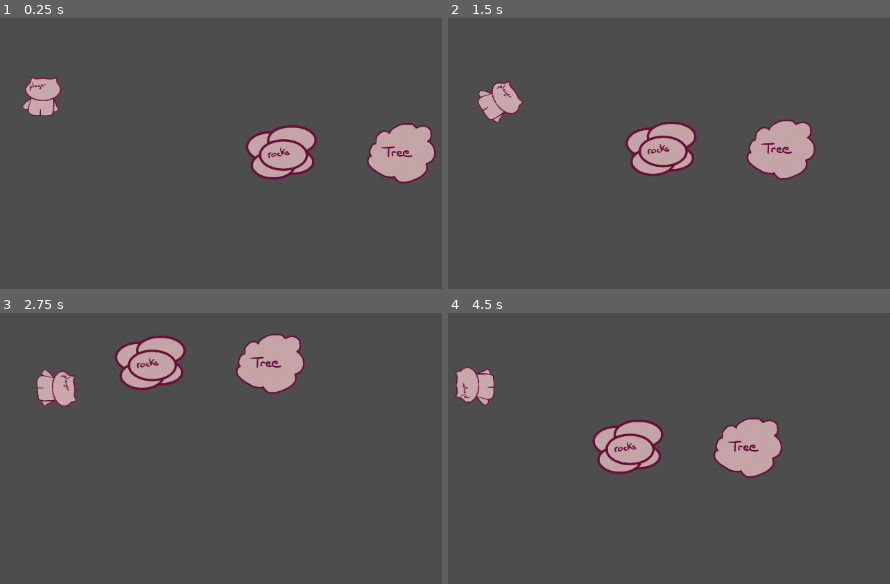
Above: before the commit, frames 1-4 (two rows, left to right).
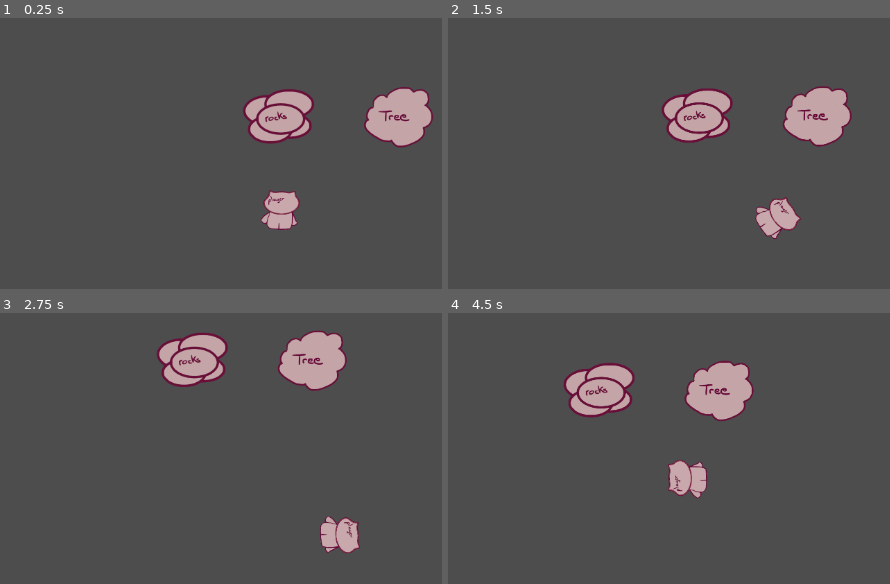
Above: after the commit, the same moments.

Repository: aubindetrez/DigitalReborn
Game: Godot game, scene res://scenes/main_scene.tscn
Same seed, same stepped clock (60 frames per second), same inputs: the game is played once before the commit and once after it.
Inputs:
- Up to frame 1 (0.25 s): no input
- Up to frame 2 (1.5 s): tap Enter (ui_accept) at 0.5, 0.77 s; hold Right (ui_right) 0.53-1.28 s; hold Down (ui_down) from 1.28 s (still down)
- Up to frame 3 (2.75 s): tap Enter (ui_accept) at 1.52 s; release Down (ui_down) at 2.03 s; hold Right (ui_right) from 2.03 s (still down)
- Up to frame 4 (4.5 s): release Right (ui_right) at 2.78 s; hold Up (ui_up) 2.78-3.53 s; tap Enter (ui_accept) at 3.02, 3.77 s; hold Left (ui_left) from 3.53 s (still down)

The runs differ from the first frame. In frame 1, 10% of the frame differs, in the area x 4-99%, y 21-79%; in frame 2, 11%; in frame 3, 9.9%; in frame 4, 12%, in the area x 1-76%, y 17-69%.

Commit message:
Center player and smooth camera movements

Diff:
--- a/scenes/main_scene.tscn
+++ b/scenes/main_scene.tscn
@@ -35,7 +35,7 @@
 [node name="Node2D" type="Node2D"]
 
 [node name="Player" type="CharacterBody2D" parent="."]
-position = Vector2(-347, -66)
+position = Vector2(1, 150)
 scale = Vector2(0.5, 0.5)
 
 [node name="Controller" type="Node" parent="Player" node_paths=PackedStringArray("sprite")]
@@ -49,9 +49,10 @@
 frame_progress = 0.318737
 
 [node name="Camera2D" type="Camera2D" parent="Player"]
-position = Vector2(694, 132)
+position = Vector2(6, -196)
 scale = Vector2(2, 2)
 position_smoothing_enabled = true
+position_smoothing_speed = 1.0
 
 [node name="Rock" type="Sprite2D" parent="."]
 scale = Vector2(0.5, 0.5)
